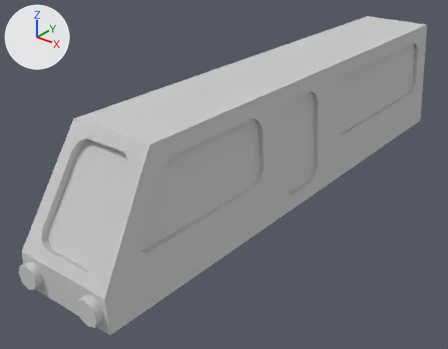
Renders of the FBX model Assets/_Assets/Models/cars/train_01_front.fbx from each side of a commit.
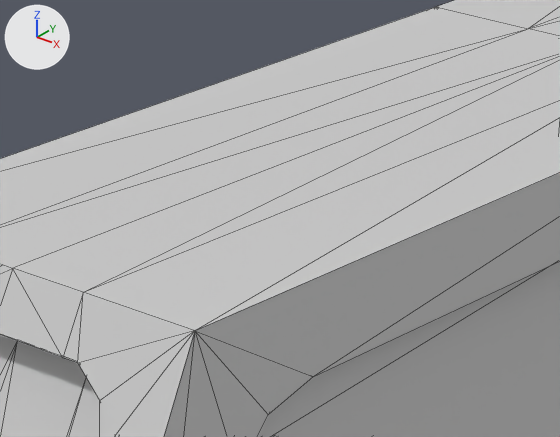
There are two pictures of each version: one whole from a 50 mm camera at (4.17, -6.23, 3.72) aimed at (-0.33, -0.62, 0.24), one close up on the part from 24% to 51% of the width and 21% to 48% of the height. The axes (+X, +Y, +Z) are drawn at upper left. The lights are the same throughout. The close-ups show mesh edges as thin lines. Where no turn or scale is listed for an object, it has been applied to the vertices.

Script lines for the objects in view, before the commit:
```python
me_mesh = bpy.data.meshes.new('Mesh')
me_mesh.from_pydata(...)  # 279 vertices, 514 faces; spans x -0.63..0.63, y -3.53..3.53, z 0.0..1.58
me_mesh.materials.append(mat_gray_simple)  # light grey #cacaca
ob_train_01_front = bpy.data.objects.new('train_01_front', me_mesh)
ob_train_01_front.location = (0.0, 0.0, 0.0)
```
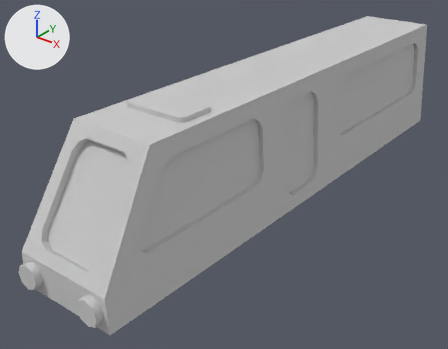
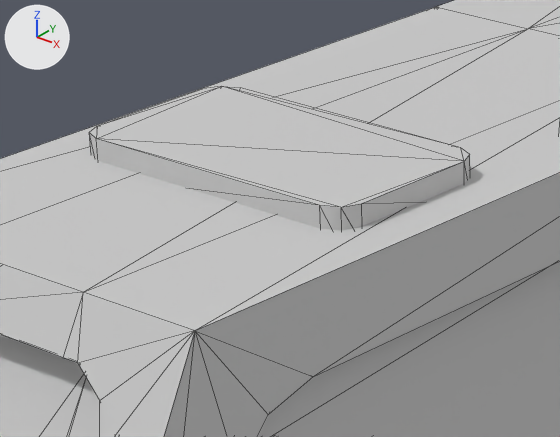
The edits, one by one:
me_mesh is used by ob_train_01_front; location (0.0, 0.0, 0.0).
me_mesh had 279 vertices, 514 faces and spanned x -0.63..0.63, y -3.53..3.53, z 0.0..1.58.
me_mesh now has 288 vertices, 522 faces and spans x -0.63..0.63, y -3.53..3.53, z 0.0..1.63.
me_mesh part 1: a new loose piece of 24 vertices spanning x -0.4..0.4, y -2.16..-1.7, z 1.54..1.63, in mat_gray_simple (light grey #cacaca).
Part 2, on me_mesh:
15 vertices are removed from x 0.0, y -3.44..3.53, z 0.0..1.58.
52 faces are deleted.
26 new faces join them.

Where the change shows, as pixel boxes (x1, y1, x2, y2) in the close-ups (560 x 437 px):
part 1 of me_mesh, added: after (89, 86, 470, 230)
part 2 of me_mesh, cut back: (0, 17, 560, 437) in both
